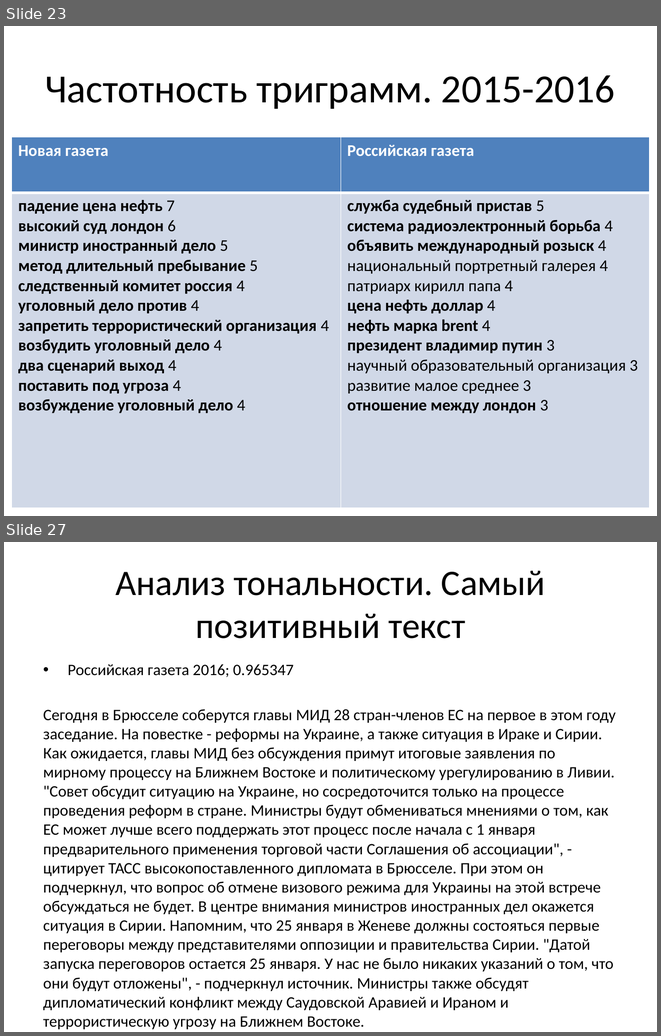
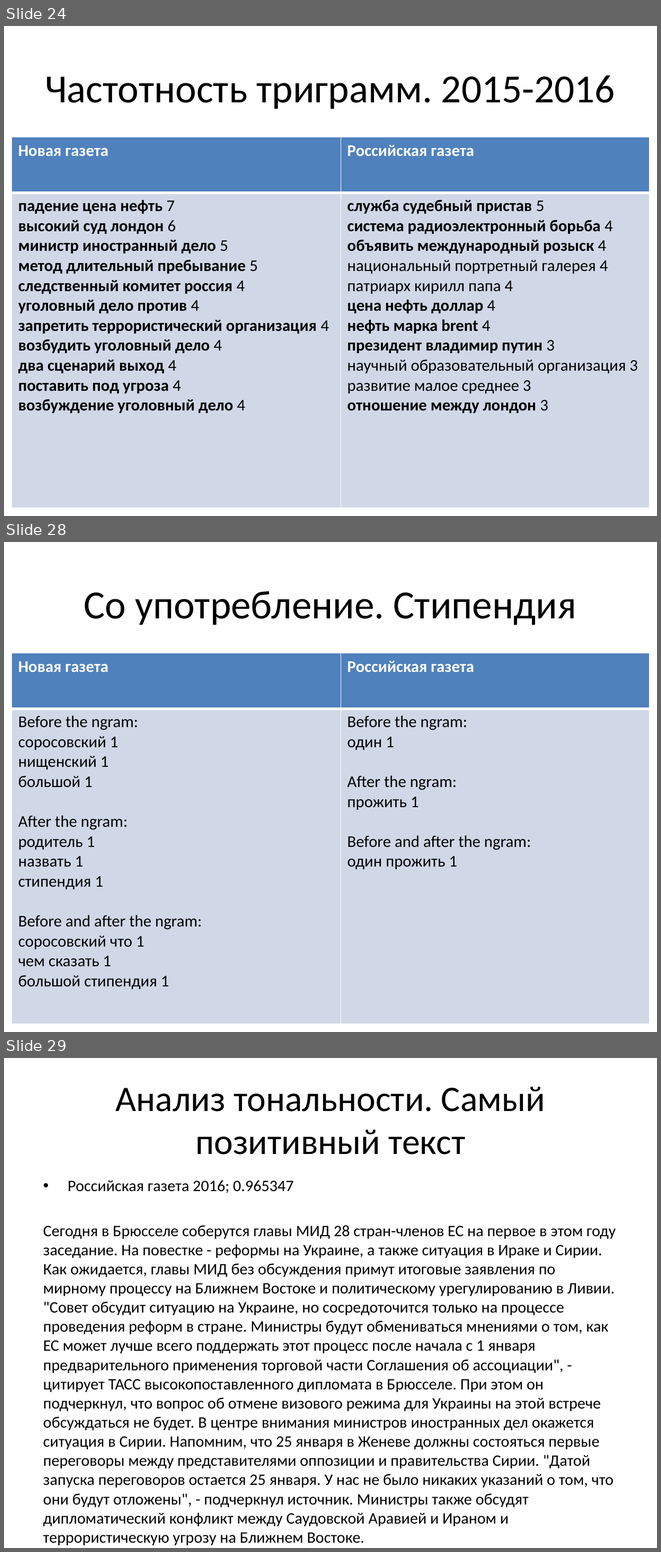
Before and after one commit to arassadin/hse_ling, a slide deck: ng_rg_presentation.pptx. Shown one above the other, each under a label of ours: slides 23 and 27 before the commit, slides 24, 28 and 29 after it; the slides between them are not shown. The pictures are 661x1036 and 661x1552 pixels, drawn with LibreOffice and Linux fonts; fonts in the diff are those of the drawing. Boxes give left, top, right and bottom in pixels: in the first picture for what was removed or moved away, otherwise in the second. Text is boxed around its words. In the diff, an @@ line names an element or a change of style, - is before the commit and + after.

```diff
--- a/ng_rg_presentation.pptx
+++ b/ng_rg_presentation.pptx
@@ slide 28 added at bbox=[4, 542, 657, 1032], background #FFFFFF @@
@@ title added at bbox=[84, 591, 576, 625], 44 pt, text #000000 @@
+Со употребление. Стипендия
@@ table added at bbox=[12, 653, 649, 1023], 2 rows, 2 columns @@
+Новая газета | Российская газета
+Before the ngram: / соросовский 1 / нищенский 1 / большой 1 / After the ngram: / родитель 1 / назвать 1 / стипендия 1 / Before and after the ngram: / соросовский что 1 / чем сказать 1 / большой стипендия 1 | Before the ngram: / один 1 / After the ngram: / прожить 1 / Before and after the ngram: / один прожить 1
@@ what was slide 23 is now slide 24 @@
@@ what was slide 27 is now slide 29 @@
```
Also in this commit, not shown: 5 slides changed, 4 other slides added, 2 slides removed.
